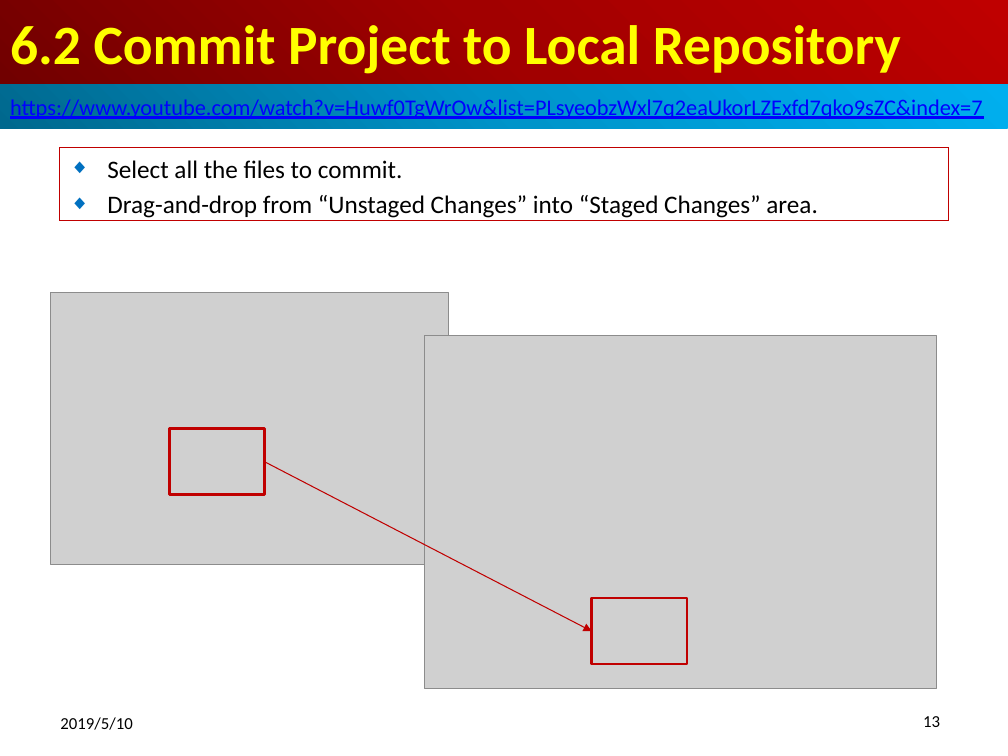
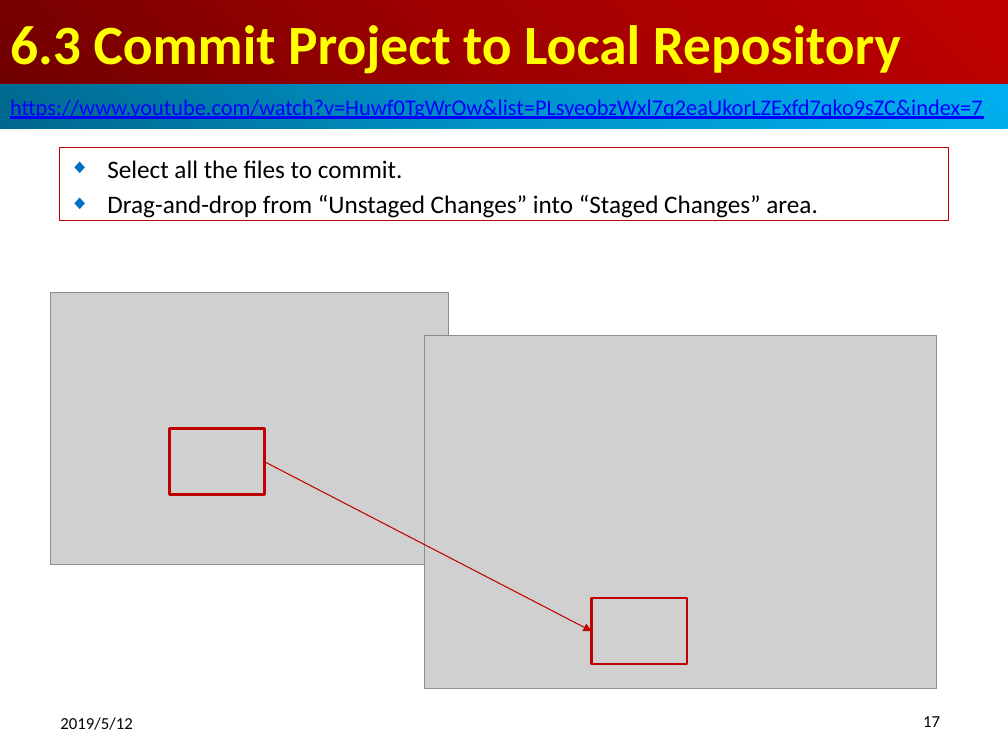
Before and after one commit to peterhchen/100-GitHub, a slide deck: slide 17 of ch06_EclipseGitHub.pptx (slide 13 before the commit). Drawn at 1008x756 pixels with LibreOffice and Linux fonts; fonts in the diff are those of the drawing; grey boxes stand for pictures. Boxes give left, top, right and bottom in pixels: in the first picture for what was removed or moved away, otherwise in the second. Text is boxed around its words. In the diff, an @@ line names an element or a change of style, - is before the commit and + after.

```diff
--- a/ch06_EclipseGitHub.pptx
+++ b/ch06_EclipseGitHub.pptx
@@ title at bbox=[10, 25, 901, 74]: text changed @@
-6.2 Commit Project to Local Repository
+6.3 Commit Project to Local Repository
@@ text at bbox=[60, 717, 132, 730]: text changed @@
-2019/5/10
+2019/5/12
@@ page number at bbox=[923, 716, 940, 727]: text changed @@
-13
+17
```
Also in this commit, not shown: 16 other slides changed, 19 slides added.
